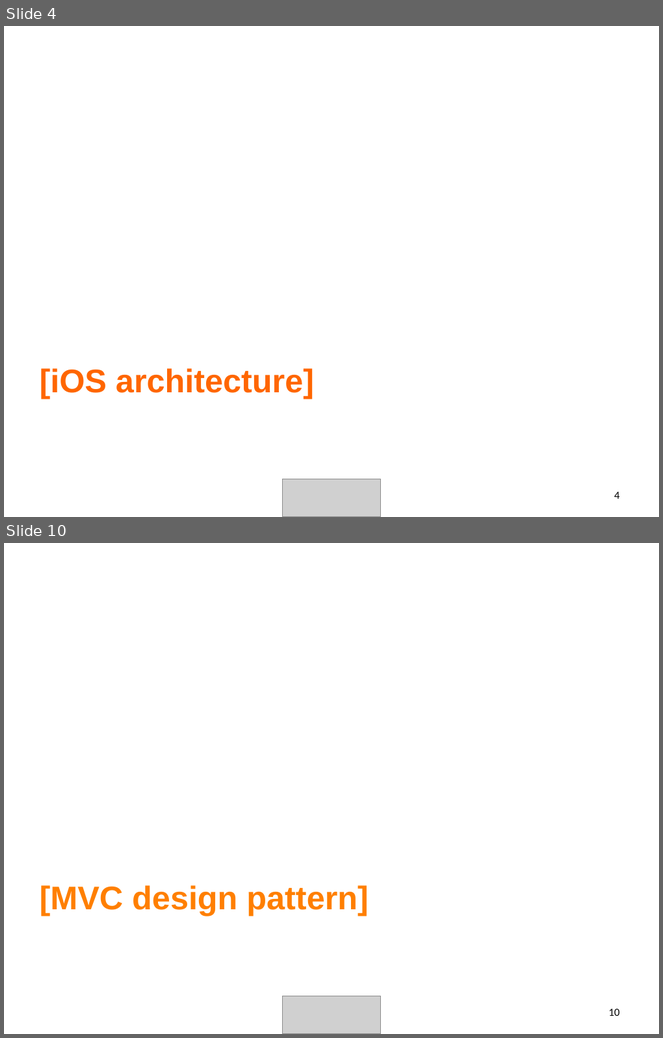
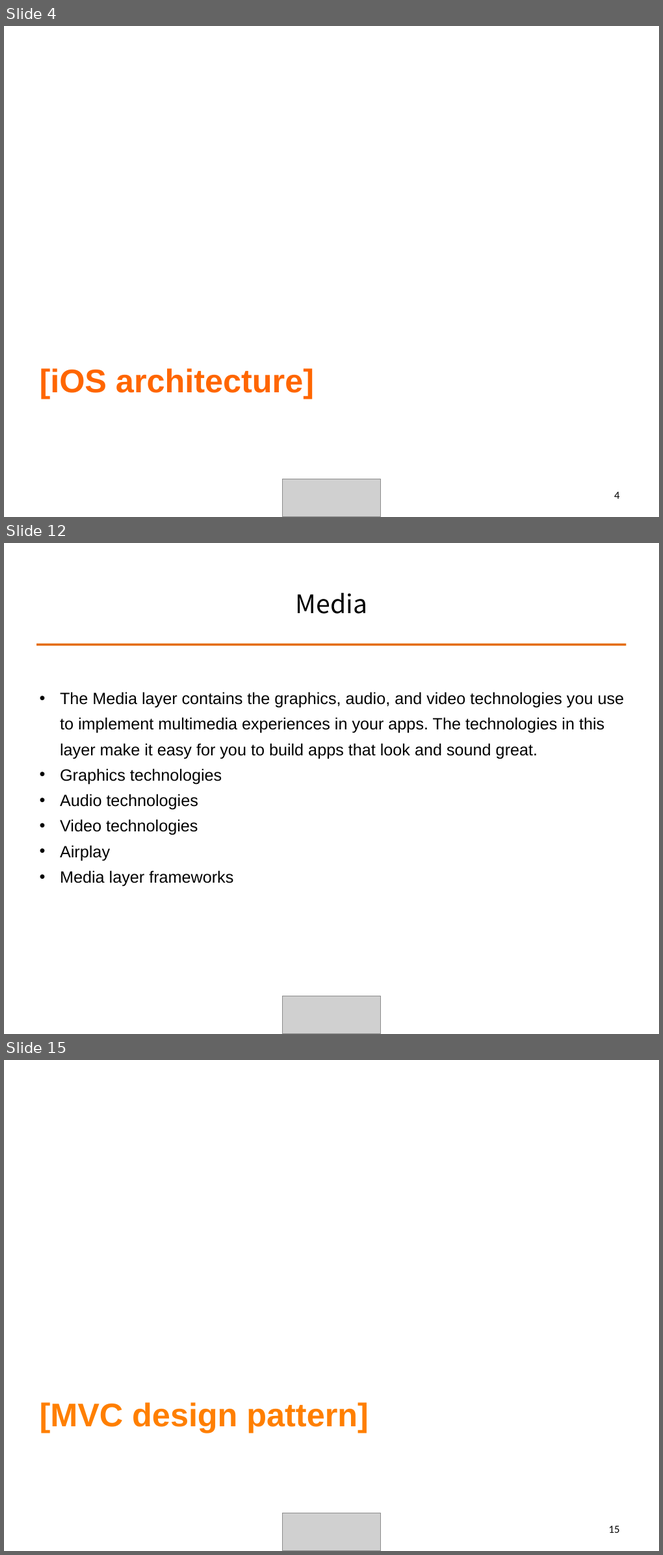
Before and after one commit to ALPHACamp/Camp-3-iOS-Dev, a slide deck: Class presentation/Week2 - Shyne/10-13-2014.ppt. Shown one above the other, each under a label of ours: slides 4 and 10 before the commit, slides 4, 12 and 15 after it; the slides between them are not shown. The pictures are 663x1038 and 663x1555 pixels, drawn with LibreOffice and Linux fonts; fonts in the diff are those of the drawing; grey boxes stand for pictures. Boxes give left, top, right and bottom in pixels: in the first picture for what was removed or moved away, otherwise in the second. Text is boxed around its words. In the diff, an @@ line names an element or a change of style, - is before the commit and + after.

```diff
--- a/Class presentation/Week2 - Shyne/10-13-2014.ppt
+++ b/Class presentation/Week2 - Shyne/10-13-2014.ppt
@@ slide 12 added at <box>4,543,659,1034</box>, background #FFFFFF @@
@@ title added at <box>296,592,368,614</box>, 28 pt, text #000000 @@
+Media
@@ line added from (36, 644) to (627, 644), #E46C0A 2.49 pt @@
@@ text added at <box>60,692,625,887</box>, 18 pt, text #000000 @@
+• The Media layer contains the graphics, audio, and video technologies you use to implement multimedia experiences in your apps. The technologies in this layer make it easy for you to build apps that look and sound great.
+• Graphics technologies
+• Audio technologies
+• Video technologies
+• Airplay
+• Media layer frameworks
@@ picture added at <box>282,997,381,1034</box> @@
@@ what was slide 10 is now slide 15 @@
@@ page number at <box>609,1526,620,1533</box>: text changed @@
-10
+15
```
Also in this commit, not shown: 2 slides changed, 14 other slides added, 8 slides removed, 3 other files.
